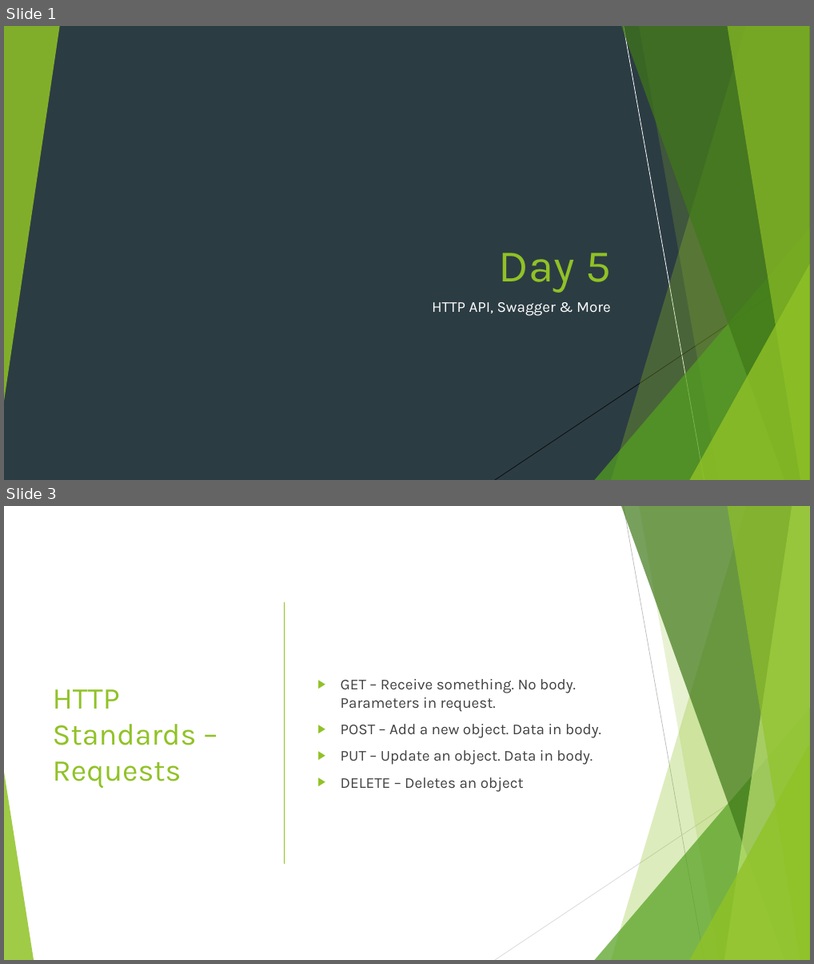
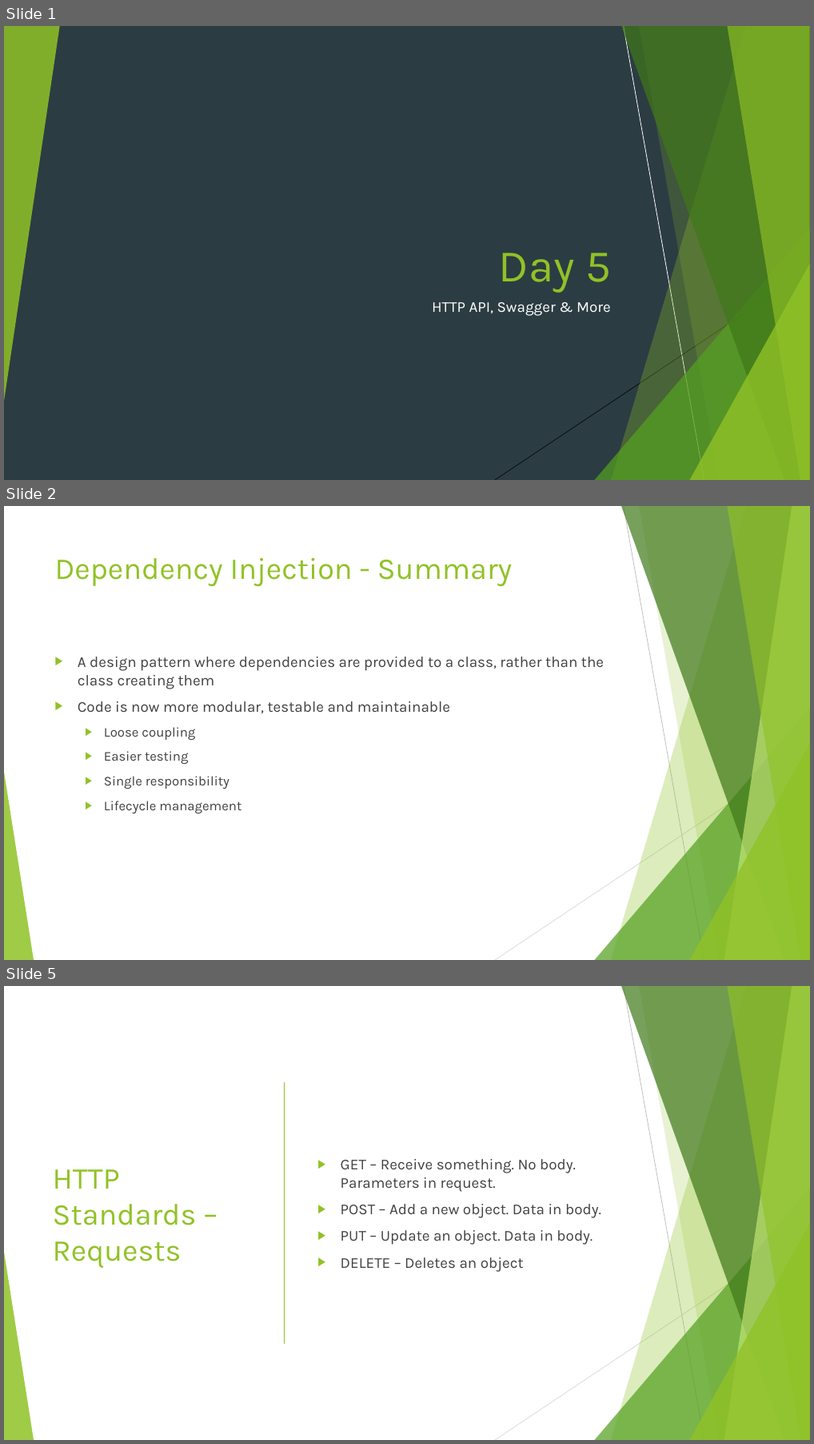
Before and after one commit to javitolin/CSharpWorkshopTodoList, a slide deck: Slides/6. Day 5 - API.pptx. Shown one above the other, each under a label of ours: slides 1 and 3 before the commit, slides 1, 2 and 5 after it; the slides between them are not shown. The pictures are 814x964 and 814x1444 pixels, drawn with LibreOffice and Linux fonts; fonts in the diff are those of the drawing. Boxes give left, top, right and bottom in pixels: in the first picture for what was removed or moved away, otherwise in the second. Text is boxed around its words. In the diff, an @@ line names an element or a change of style, - is before the commit and + after.

```diff
--- a/Slides/6. Day 5 - API.pptx
+++ b/Slides/6. Day 5 - API.pptx
@@ slide 2 added at (x1=4, y1=506, x2=810, y2=960), background #FFFFFF; not listed: 10 template elements that a slide beside it also shows @@
@@ title added at (x1=55, y1=558, x2=512, y2=587), 36 pt, text #90C226 @@
+Dependency Injection - Summary
@@ text added at (x1=78, y1=656, x2=604, y2=813), 18 pt, text #404040 @@
+▶ A design pattern where dependencies are provided to a class, rather than the class creating them
+▶ Code is now more modular, testable and maintainable
+  ▶ Loose coupling
+  ▶ Easier testing
+  ▶ Single responsibility
+  ▶ Lifecycle management
@@ what was slide 3 is now slide 5 @@
```
Also in this commit, not shown: 3 slides changed, 3 other slides added, 1 slide removed, 30 other files.
